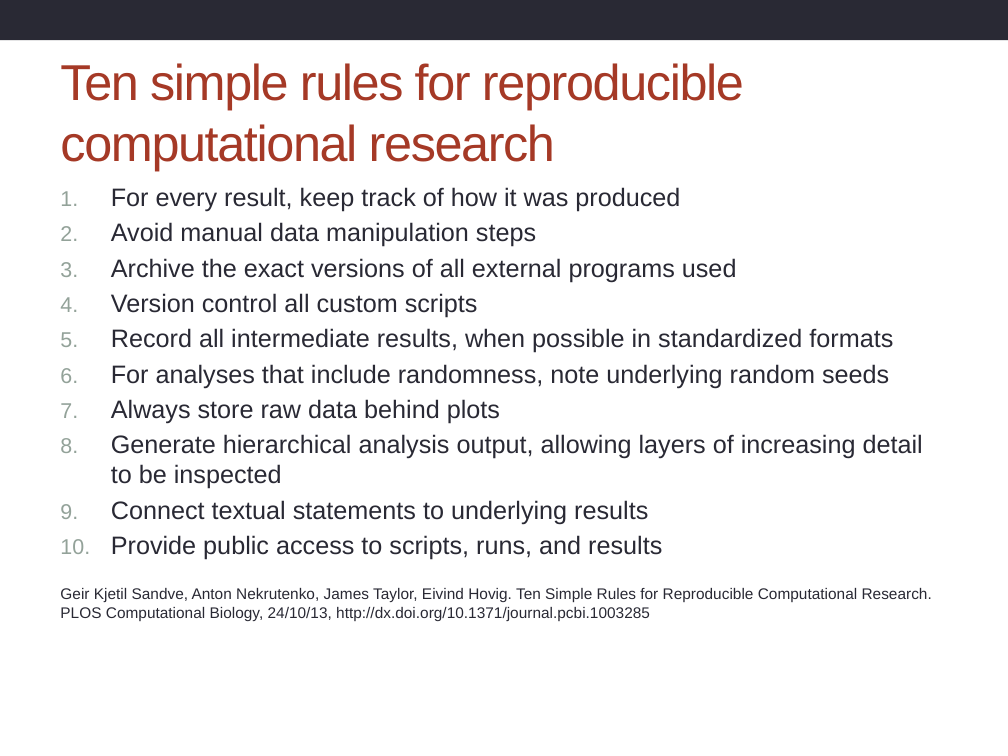
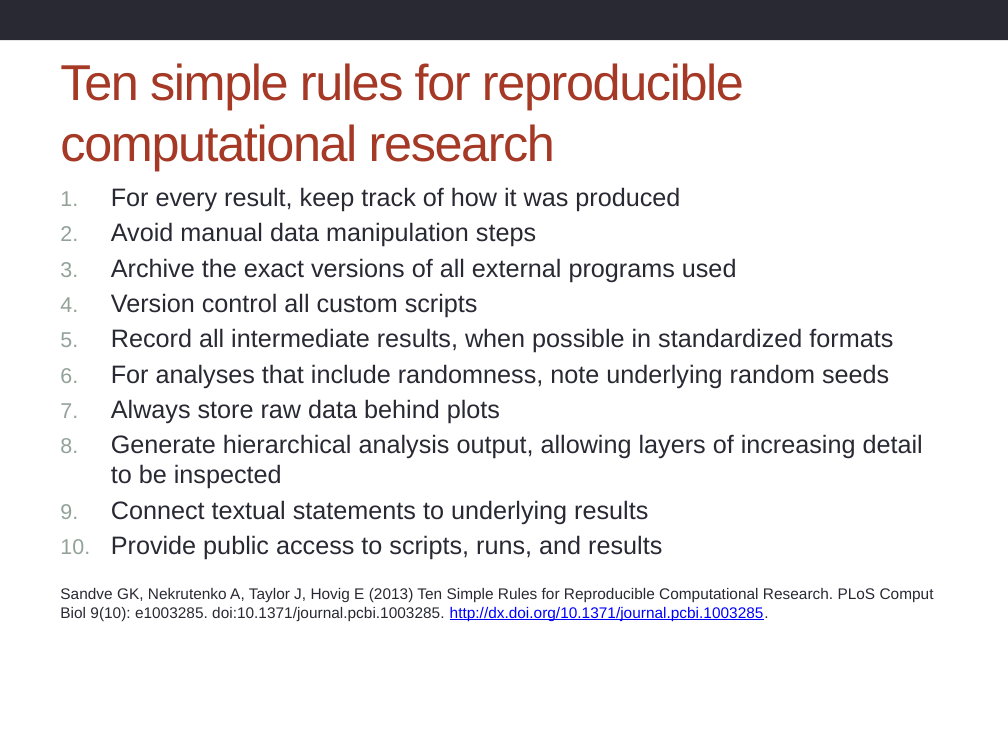
Before and after one commit to hpcarcher/2014-09-16-imperial, a slide deck: slide 2 of archer/PullTogether.pptx. Drawn at 1008x756 pixels with LibreOffice and Linux fonts; fonts in the diff are those of the drawing; background and template pictures are left out. Boxes give left, top, right and bottom in pixels: in the first picture for what was removed or moved away, otherwise in the second. Text is boxed around its words. In the diff, an @@ line names an element or a change of style, - is before the commit and + after.

```diff
--- a/archer/PullTogether.pptx
+++ b/archer/PullTogether.pptx
@@ text at <box>60,588,934,621</box>: text changed @@
-Geir Kjetil Sandve, Anton Nekrutenko, James Taylor, Eivind Hovig. Ten Simple Rules for Reproducible Computational Research. PLOS Computational Biology, 24/10/13, http://dx.doi.org/10.1371/journal.pcbi.1003285
+Sandve GK, Nekrutenko A, Taylor J, Hovig E (2013) Ten Simple Rules for Reproducible Computational Research. PLoS Comput Biol 9(10): e1003285. doi:10.1371/journal.pcbi.1003285. http://dx.doi.org/10.1371/journal.pcbi.1003285.
```
Also in this commit, not shown: 1 other slide changed, 1 slide added.
